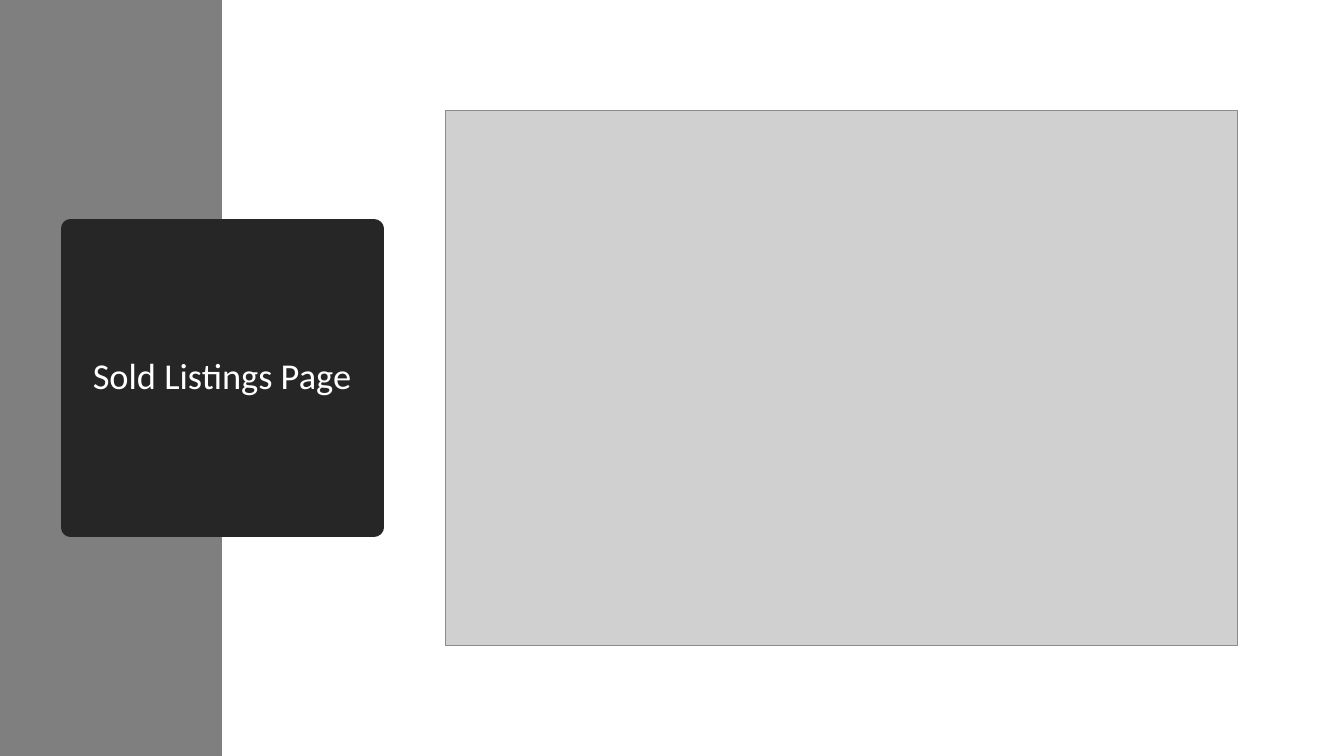
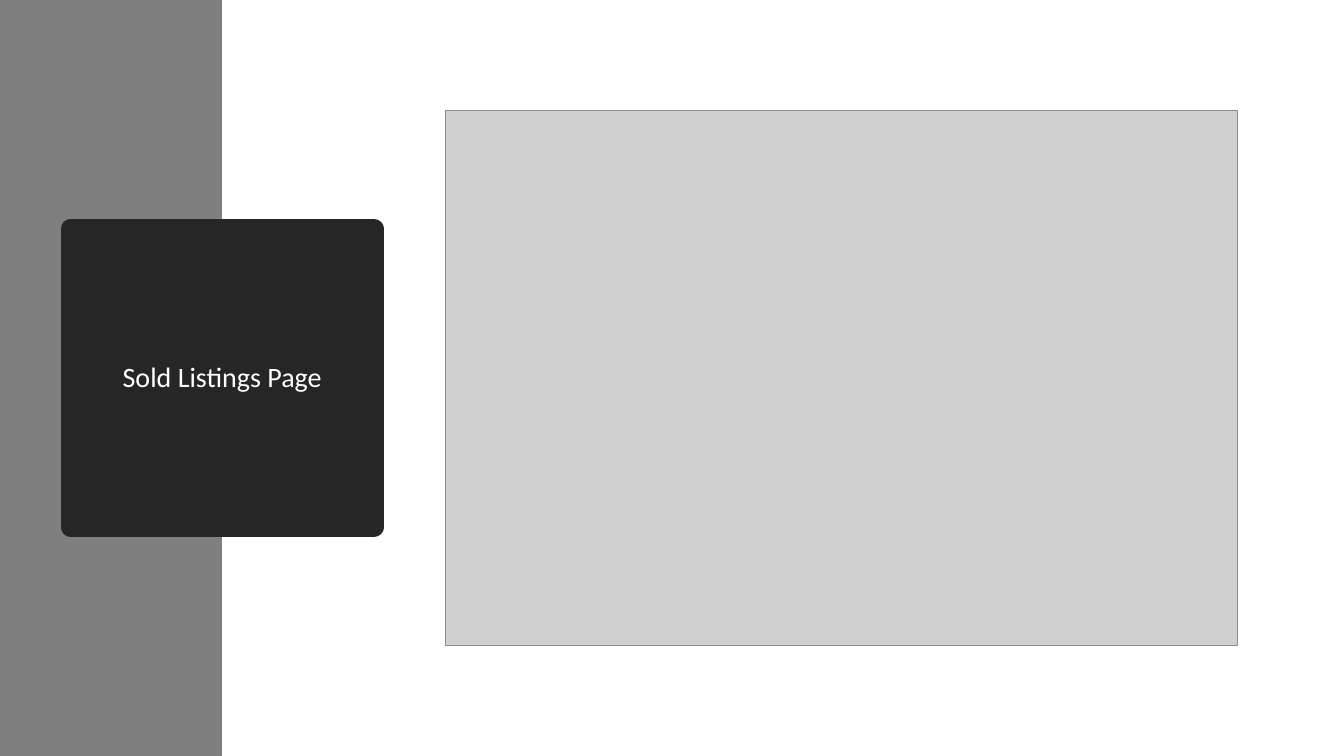
Before and after one commit to jason20194/marketplace, a slide deck: slide 11 of market_slide.pptx. Drawn at 1344x756 pixels with LibreOffice and Linux fonts; fonts in the diff are those of the drawing; grey boxes stand for pictures. Boxes give left, top, right and bottom in pixels: in the first picture for what was removed or moved away, otherwise in the second. Text is boxed around its words. In the diff, an @@ line names an element or a change of style, - is before the commit and + after.

```diff
--- a/market_slide.pptx
+++ b/market_slide.pptx
@@ title "Sold Listings Page" at (71, 229, 374, 527): size 26 to 20 pt @@
```
Also in this commit, not shown: 5 other slides changed, 1 other file.
